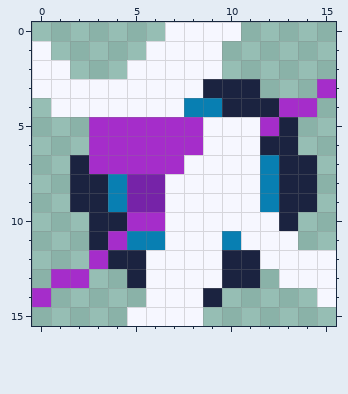
Pixel-art file -- game/assets/source/original_procedural/projectile_lightning.aseprite. The picture above was drawn from the file before the commit.
16x16 pixels, 1 frame.
Once edited:
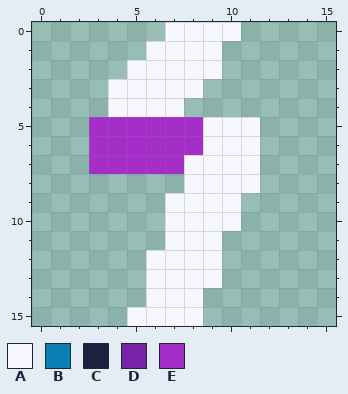
Palette (. is transparent): A #f6f7ff  B #087fb2  C #1b2340  D #7623a8  E #a52dca
From old to new:
{"y":1,"x":0,"old":"A","new":"."}
{"y":2,"x":0,"old":"AA","new":".."}
{"y":3,"x":0,"old":"AAAA","new":"...."}
{"y":3,"x":9,"old":"CCC","new":"..."}
{"y":3,"x":15,"old":"E","new":"."}
{"y":4,"x":1,"old":"AAA","new":"..."}
{"y":4,"x":8,"old":"BBCCCEE","new":"......."}
{"y":5,"x":12,"old":"EC","new":".."}
{"y":6,"x":12,"old":"CC","new":".."}
{"y":7,"x":2,"old":"C","new":"."}
{"y":7,"x":12,"old":"BCC","new":"..."}
{"y":8,"x":2,"old":"CCBDDA","new":"......"}
{"y":8,"x":12,"old":"BCC","new":"..."}
{"y":9,"x":2,"old":"CCBDD","new":"....."}
{"y":9,"x":11,"old":"ABCC","new":"...."}
{"y":10,"x":3,"old":"CCEE","new":"...."}
{"y":10,"x":11,"old":"AAC","new":"..."}
{"y":11,"x":3,"old":"CEBB","new":"...."}
{"y":11,"x":10,"old":"BAAA","new":"...."}
{"y":12,"x":3,"old":"ECC","new":"..."}
{"y":12,"x":10,"old":"CCAAAA","new":"......"}
{"y":13,"x":1,"old":"EE","new":".."}
{"y":13,"x":5,"old":"C","new":"."}
{"y":13,"x":10,"old":"CC","new":".."}
{"y":13,"x":13,"old":"AAA","new":"..."}
{"y":14,"x":0,"old":"E","new":"."}
{"y":14,"x":9,"old":"C","new":"."}
{"y":14,"x":15,"old":"A","new":"."}
{"label":"erased","picture_box":[32,41,336,307]}
